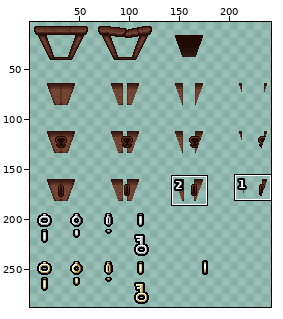
Sprite sheet: resources/gfx/grid/02_rd_caves_a.png. Above: a wide view before the commit, with the close-up outlined.
Close-up. Old version:
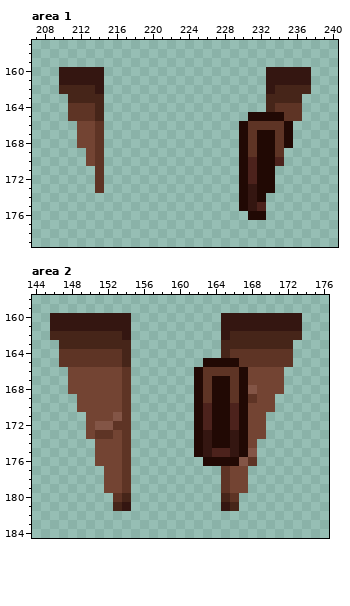
The file is 256x288 pixels. Colours within 5 levels of each other are drawn and written as one. Shown: area 1: x 207..240, y 157..179; area 2: x 144..176, y 158..184. The wide view leaves out empty margins. The commit also changed other parts of the picture, which this record leaves out.
After the commit:
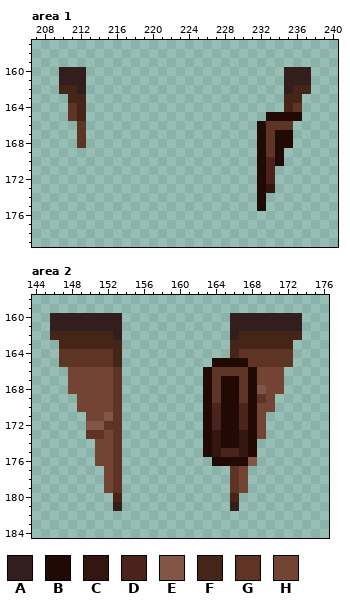
Palette (. is transparent): A #321e1d  B #210904  C #341611  D #4c221c  E #835546  F #462519  G #5e3425  H #734433
The edit:
Area 1:
y 160..161: x 210..214 CCCCC -> AAA..; x 233..237 CCCCC -> ..AAA
y 162: x 212..214 FFC -> A..; x 233..235 CFF -> ..A
y 163: x 213..214 FF -> ..; x 233..234 FF -> ..
y 164: x 212..214 GGF -> F..; x 233..235 FGG -> ..F
y 165: x 212..214 GGF -> F..; x 231..232 BB -> ..; x 235..236 GG -> BB
y 166: x 212..214 HHG -> G..; x 230..232 BGG -> ..B; x 235 B -> G
y 167..168: x 212..214 HHG -> G..; x 230..231 BG -> ..; x 233..234 BG -> GB
y 169: x 213..214 HG -> ..; x 230..231 BG -> ..; x 233..234 BG -> GB
y 170: x 213..214 HG -> ..; x 230..231 BD -> ..; x 233..234 BD -> DB
y 171..172: x 214 G -> .; x 230..231 BD -> ..; x 233 B -> D
y 173: x 214 G -> .; x 230..231 BC -> ..; x 233 B -> C
y 174: x 230..231 BC -> ..
y 175: x 230..232 BCD -> ..B
y 176: x 231..232 BB -> ..
Area 2:
y 160..161: x 146..154 CCCCCCCCC -> AAAAAAAA.; x 165..173 CCCCCCCCC -> .AAAAAAAA
y 162: x 153..154 FC -> A.; x 165..166 CF -> .A
y 163: x 154 F -> .; x 165 F -> .
y 164: x 153..154 GF -> F.; x 165..166 FG -> .F
y 165: x 153..154 GF -> F.; x 163 B -> .; x 167 G -> B
y 166: x 153..154 HG -> G.; x 162..163 BG -> .B; x 167..168 BH -> GB
y 167: x 153..154 HG -> G.; x 162..164 BGB -> .BG; x 166..168 GBH -> BGB
y 168: x 153..154 HG -> G.; x 162..164 BGB -> .BG; x 166..169 GBEH -> BGBE
y 169: x 153..154 HG -> G.; x 162..164 BGB -> .BG; x 166..169 GBGH -> BGBG
y 170: x 153..154 HG -> G.; x 162..164 BDB -> .BD; x 166..168 DBH -> BDB
y 171: x 152..154 HEG -> EG.; x 162..164 BDB -> .BD; x 166..168 DBH -> BDB
y 172: x 150 H -> E; x 152 E -> G; x 154 G -> .; x 162..164 BDB -> .BD; x 166..168 DBH -> BDB
y 173: x 150 H -> G; x 152..154 GHG -> HG.; x 162..164 BCB -> .BC; x 166..168 CBH -> BCB
y 174: x 153..154 HG -> G.; x 162..164 BCB -> .BC; x 166..168 CBH -> BCB
y 175: x 153..154 HG -> G.; x 162..164 BCD -> .BC; x 166..168 CBE -> DCB
y 176: x 153..154 HG -> G.; x 163 B -> .; x 167..168 EG -> BE
y 177..179: x 153..154 HG -> G.; x 165..166 GH -> .G
y 180: x 153..154 GF -> F.; x 165..166 FG -> .F
y 181: x 153..154 FC -> A.; x 165..166 CF -> .A
Boxes around the changes in both close-ups, in picture pixels (x1, y1, x2, y2):
changed: (59, 67, 104, 193)
changed: (239, 67, 311, 220)
changed: (50, 313, 131, 511)
changed: (194, 313, 302, 511)
